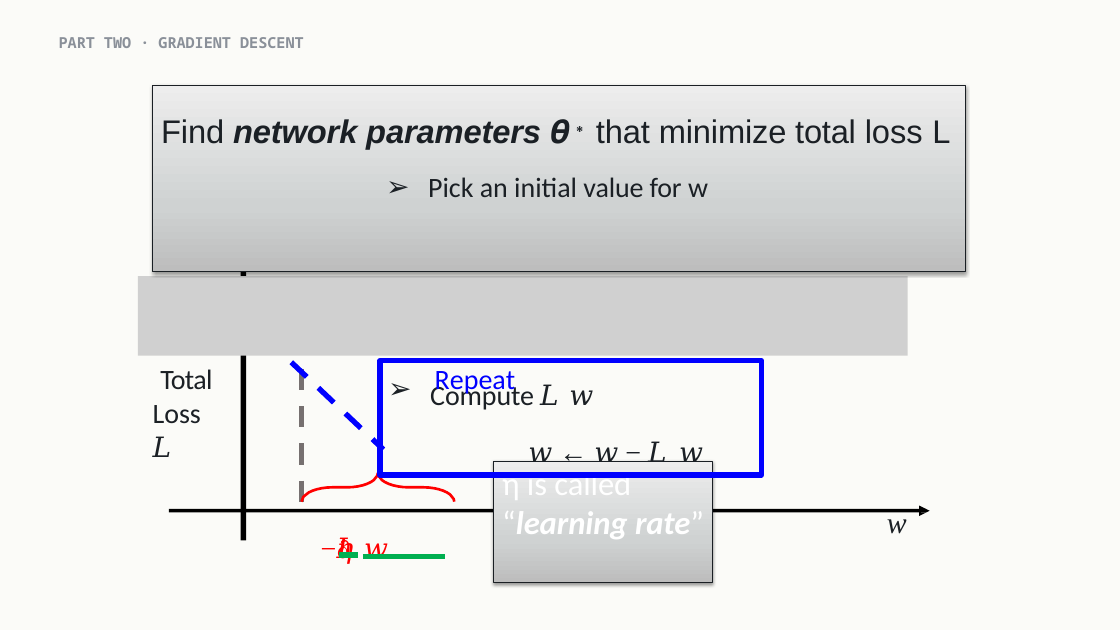
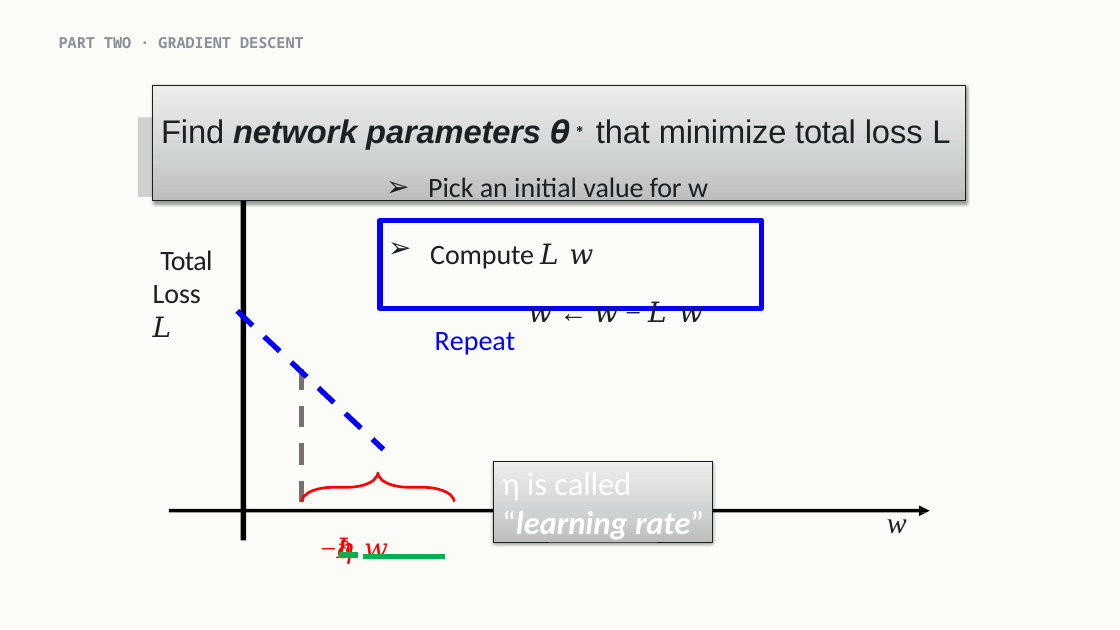
Before and after one commit to indigobio/msacl_dl_course, a slide deck: slide 7 of slides/pptx/lecture02_training.pptx. Drawn at 1120x630 pixels with LibreOffice and Linux fonts; fonts in the diff are those of the drawing; grey boxes stand for pictures; background and template pictures are left out. Boxes give left, top, right and bottom in pixels: in the first picture for what was removed or moved away, otherwise in the second. Text is boxed around its words. In the diff, an @@ line names an element or a change of style, - is before the commit and + after.

```diff
--- a/slides/pptx/lecture02_training.pptx
+++ b/slides/pptx/lecture02_training.pptx
@@ rectangle "Find network parameters 𝜽∗ that ...": place and size @@
-rectangle "Find network parameters 𝜽∗ that ..." at (153,85,965,271)
+rectangle "Find network parameters 𝜽∗ that ..." at (153,85,965,201)
@@ picture: place and size @@
-picture at (138,276,907,356)
+picture at (138,118,907,197)
@@ rectangle "Compute 𝜕𝐿 𝜕𝑤": place and size @@
-rectangle "Compute 𝜕𝐿 𝜕𝑤" at (380,361,761,476)
+rectangle "Compute 𝜕𝐿 𝜕𝑤" at (380,220,761,308)
@@ text "Total Loss 𝐿": place and size @@
-text "Total Loss 𝐿" at (153,369,212,457)
+text "Total Loss 𝐿" at (153,250,212,337)
@@ text "Repeat": place and size @@
-text "Repeat" at (435,371,516,396)
+text "Repeat" at (435,332,516,355)
@@ rectangle "η is called “learning rate”": place and size @@
-rectangle "η is called “learning rate”" at (494,461,712,583)
+rectangle "η is called “learning rate”" at (494,461,712,542)
```
Also in this commit, not shown: 2 other slides changed, 8 other files.
